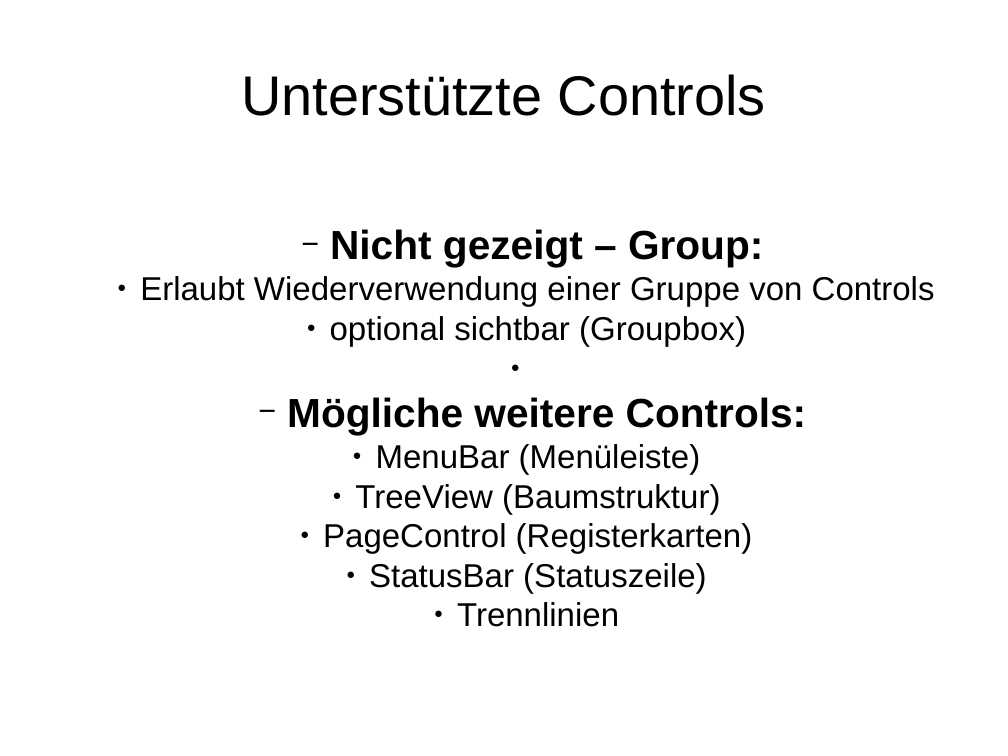
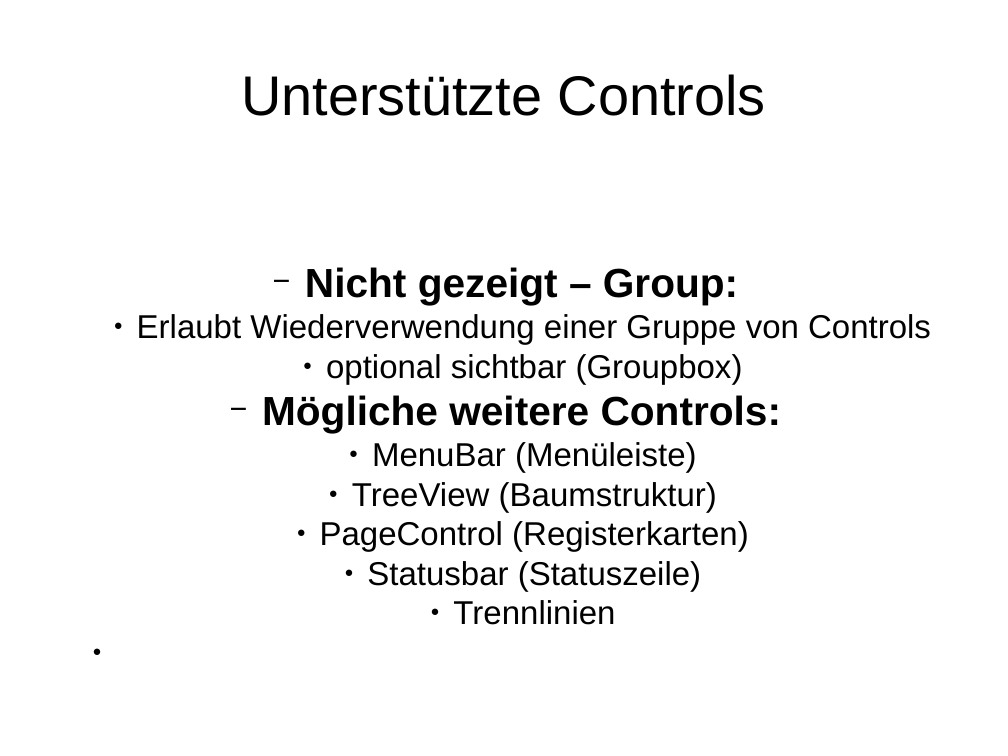
Before and after one commit to hheimbuerger/yaxgl, a slide deck: slide 22 of documents/Praesentationen/Praesentation XML-GUI.odp (slide 24 before the commit). Drawn at 1008x756 pixels with LibreOffice and Linux fonts; fonts in the diff are those of the drawing; background and template pictures are left out. Boxes give left, top, right and bottom in pixels: in the first picture for what was removed or moved away, otherwise in the second. Text is boxed around its words. In the diff, an @@ line names an element or a change of style, - is before the commit and + after.

```diff
--- a/documents/Praesentationen/Praesentation XML-GUI.odp
+++ b/documents/Praesentationen/Praesentation XML-GUI.odp
@@ text "Nicht gezeigt – Group:": place and size @@
-text "Nicht gezeigt – Group:" at [140,229,935,627]
+text "Nicht gezeigt – Group:" at [137,267,931,625]
@@ text at [262,267,782,433]: indent changed @@
@@ text at [367,561,701,591]: text changed @@
-  ● StatusBar (Statuszeile)
+  ● Statusbar (Statuszeile)
```
Also in this commit, not shown: 4 other slides changed, 3 slides added.
